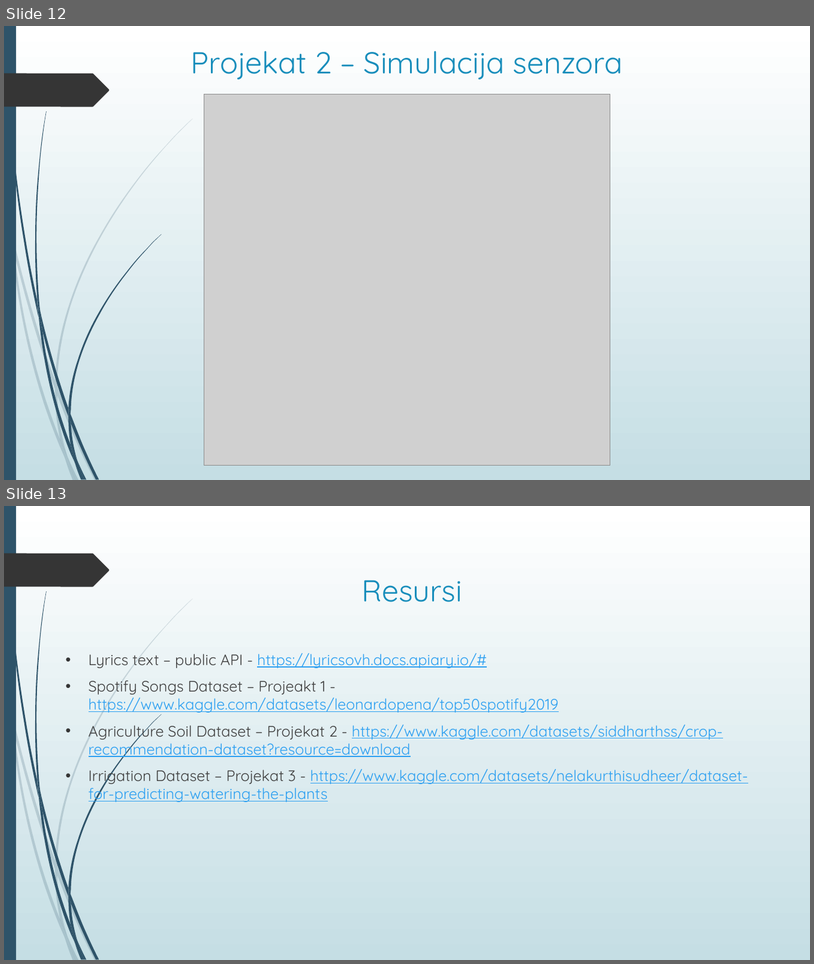
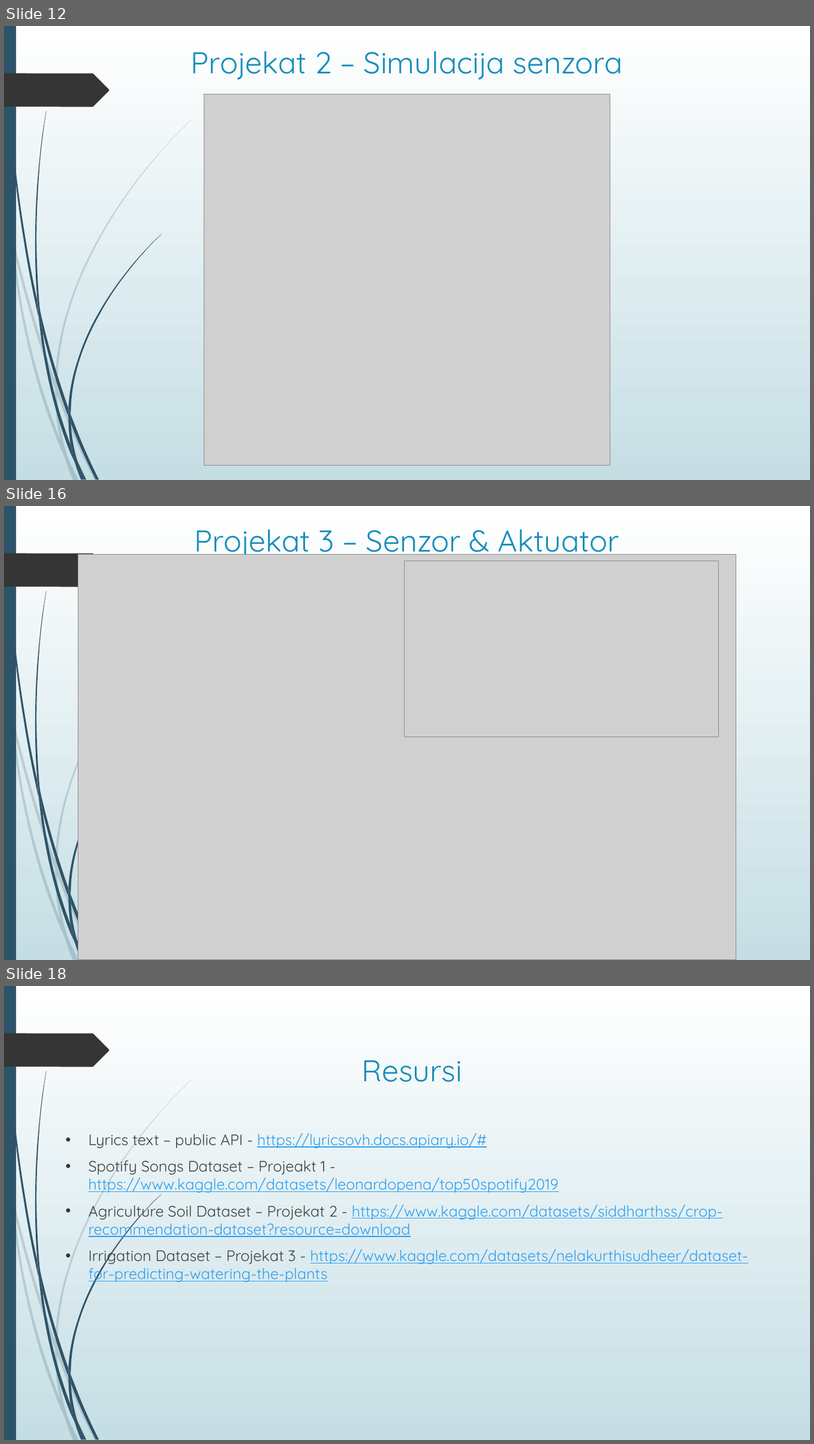
Before and after one commit to TeaMitic/SOA, a slide deck: Prezentacija projekata/Servisno-orijentisane arhitekture – Projekti.pptx. Shown one above the other, each under a label of ours: slides 12 and 13 before the commit, slides 12, 16 and 18 after it; the slides between them are not shown. The pictures are 814x964 and 814x1444 pixels, drawn with LibreOffice and Linux fonts; fonts in the diff are those of the drawing; grey boxes stand for pictures. Boxes give left, top, right and bottom in pixels: in the first picture for what was removed or moved away, otherwise in the second. Text is boxed around its words. In the diff, an @@ line names an element or a change of style, - is before the commit and + after.

Commit message:
Dodat deo za treci projekat

```diff
--- a/Prezentacija projekata/Servisno-orijentisane arhitekture – Projekti.pptx
+++ b/Prezentacija projekata/Servisno-orijentisane arhitekture – Projekti.pptx
@@ slide 16 added at [4,506,810,960], background gradient #FFFFFF to #C5DEE5; not listed: 24 template elements that a slide beside it also shows @@
@@ title added at [195,529,620,560], 36 pt, text #178DBB @@
+Projekat 3 – Senzor & Aktuator
@@ picture added at [78,555,737,960] @@
@@ picture added at [404,561,719,736] @@
@@ what was slide 13 is now slide 18 @@
```
Also in this commit, not shown: 4 other slides added, 3 other files.
